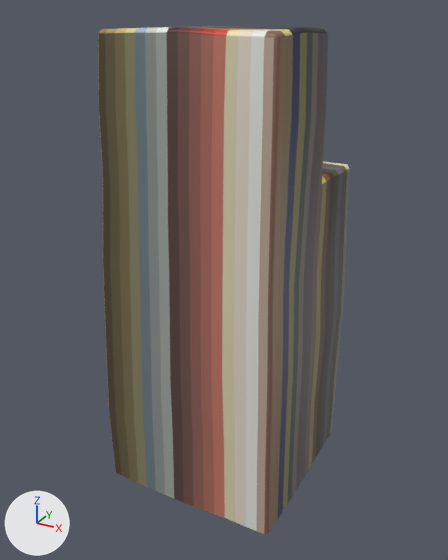
Before and after pictures for a commit that changed the glTF model dans_modeling_agency/assets/MSH_Building_006.glb.
Both versions are drawn from a camera (50 mm lens) standing at (7.36, -13.64, 12.51) and looking at (-0.06, -0.16, 5.77). Every picture has the same lights, and +X, +Y and +Z are marked at lower left. Vertices at the same position are counted once.

Names of what the first picture shows: 'Base.014'.
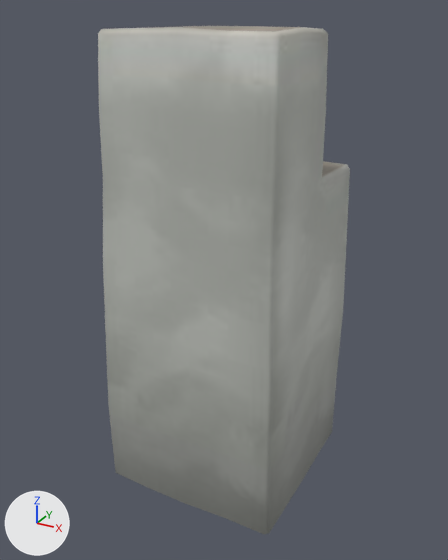
Changed parts and their boxes (x1, y1, x2, y2) in the pictures (448 x 560 px):
'Base.014', surface changed
    both: (98, 26, 350, 534)

The change in detail:
Picture 'TX_Buildings' (img_tx_buildings) is new.
Material 'Material' (mat_material) changes its picture from img_tx_palette to img_tx_buildings.
me_grid_015 has 167 vertices, 312 faces and spans x -2.64..2.53, y -2.57..2.57, z 0.0..12.15.
me_grid_015 is used by ob_base_014; location (0.0, 0.0, 0.0).
me_grid_015 part 1: texture (UV) coordinates of 312 of 312 faces, centred in x -2.57..2.51, y -2.54..2.54, z 0.72..12.13, changed; they spanned u 0.0..1.0, v 0.0..1.0 and now span u 0.0..0.93, v 0.0..0.41.
